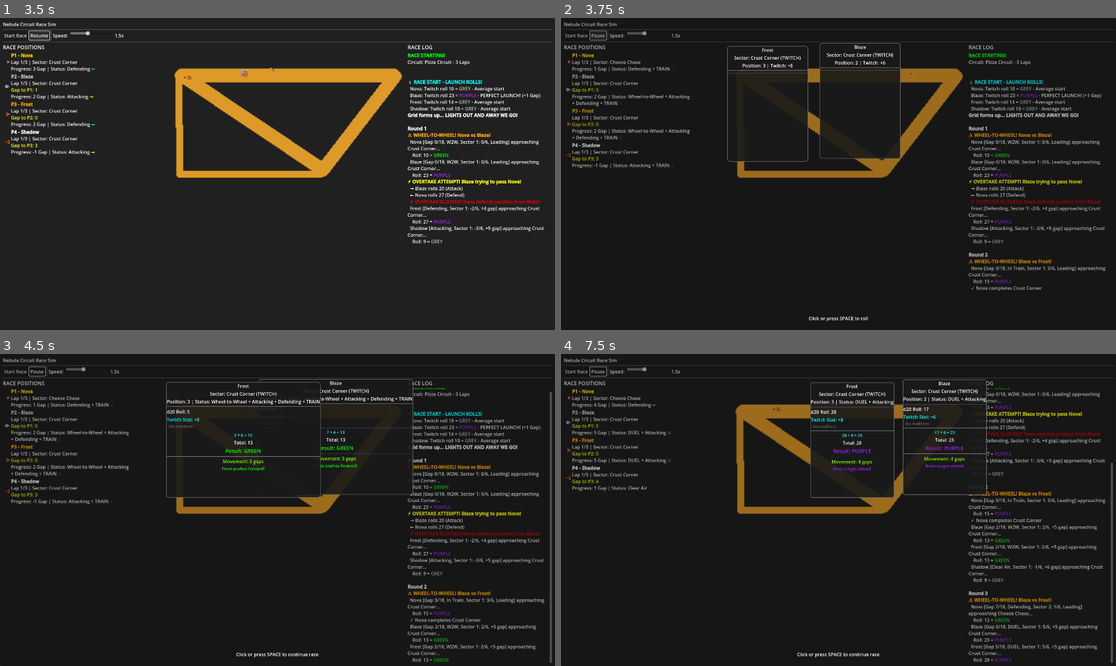
Above: before the commit, frames 1-4 (two rows, left to right).
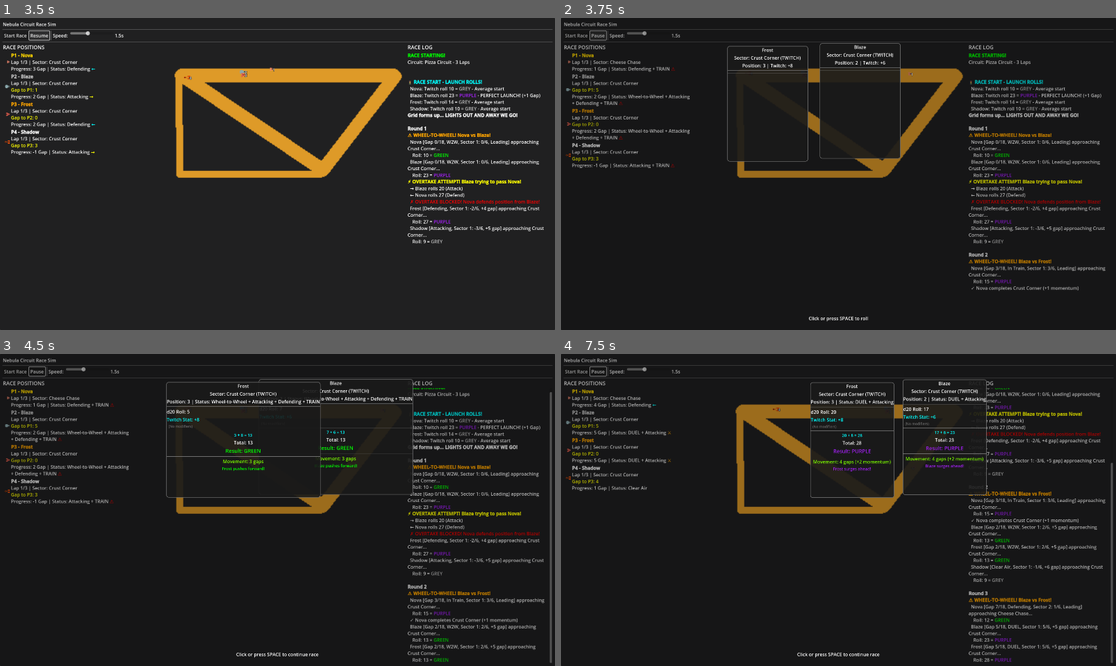
Above: after the commit, the same moments.

Repository: computersaucegames/nc
Game: Godot game, scene res://scenes/tests/RaceTestScene.tscn
The game is run twice, just before and just after one commit, with the same random seed, the same clock (stepped at 60 frames per second) and the same inputs. The project has no main scene, so this scene is started directly.
Inputs (mouse positions are in pixels of both pictures, inside the frame that each line leads up to):
- Up to frame 1 (3.5 s): click "Start Race" at 0.5 s; click "Start Race" at 1.25 s; click "Start Race" at 2 s; click "Pause" at 2.75 s
- Up to frame 2 (3.75 s): click "Resume" at 3.5 s
- Up to frame 3 (4.5 s): move the mouse to (399, 494) at 4.27 s; click (399, 494) at 4.42 s
- Up to frame 4 (7.5 s): move the mouse to (727, 525) at 5.02 s; click (727, 525) at 5.17 s; move the mouse to (894, 441) at 5.77 s; click (894, 441) at 5.92 s; move the mouse to (810, 572) at 6.52 s; click (810, 572) at 6.67 s; move the mouse to (1005, 556) at 7.27 s; click (1005, 556) at 7.42 s

Frame 1 is identical in both runs. In frame 2, less than 0.1% of the frame differs, in the area x 86-94%, y 85-88%; in frame 3, less than 0.1%; in frame 4, 0.3%, in the area x 45-94%, y 32-55%.

Commit message:
Add momentum tracking to race log and Focus Mode
Track and display momentum (carrythru) gained when pilots complete
sectors, showing it in both the race log and Focus Mode overlay.

Pizza Circuit currently uses carrythru=2 for all sectors, meaning
pilots can carry up to 2 gaps of excess movement to the next sector.

Changes to MovementProcessor:
- Add momentum_gained array to MovementResult
- Track actual momentum for each sector completion
- Store momentum alongside sectors_completed

Changes to RaceSimulator:
- Update sector_completed signal to include momentum parameter
- Emit momentum value for each completed sector

Changes to RaceEventLog:
- Update log_sector_completed() to display momentum
- Show as "(+X momentum)" when momentum > 0

Changes to FocusModeRollPanel:
- Add _calculate_potential_momentum_text() helper
- Display potential momentum in movement result
- Shows momentum if the movement would complete current sector

Changes to RaceTestScene:
- Update _on_sector_completed handler to pass momentum

Example output:
- Race log: "✓ Nova completes Crust Corner (+2 momentum)"
- Focus Mode: "Movement: 4 gaps (+2 momentum)"

Diff:
--- a/scripts/systems/MovementProcessor.gd
+++ b/scripts/systems/MovementProcessor.gd
@@ -9,6 +9,7 @@
 class MovementResult:
 	var final_movement: int = 0
 	var sectors_completed: Array = []  # List of completed sectors
+	var momentum_gained: Array = []  # Momentum (carrythru) for each completed sector
 	var lap_completed: bool = false
 	var new_lap_number: int = 0
 	var race_finished: bool = false
@@ -38,7 +39,8 @@
 
 		# Calculate excess and apply carrythru
 		var excess = new_gap - current_sector.length_in_gap
-		excess = min(excess, current_sector.carrythru)
+		var actual_momentum = min(excess, current_sector.carrythru)
+		result.momentum_gained.append(actual_momentum)  # Track momentum
 
 		# Move to next sector
 		pilot.current_sector += 1
@@ -55,8 +57,8 @@
 				result.race_finished = true
 				break
 
-		# Set position in new sector
-		new_gap = excess
+		# Set position in new sector (using actual momentum, not raw excess)
+		new_gap = actual_momentum
 
 		# Get the new current sector for next iteration
 		if pilot.current_sector < circuit.sectors.size():
--- a/scripts/systems/RaceSimulator.gd
+++ b/scripts/systems/RaceSimulator.gd
@@ -19,7 +19,7 @@
 signal overtake_completed(overtaking_pilot: PilotState, overtaken_pilot: PilotState)
 signal overtake_blocked(attacker: PilotState, defender: PilotState)
 signal capacity_blocked(pilot: PilotState, blocking_pilots: Array, intended_movement: int, actual_movement: int)
-signal sector_completed(pilot: PilotState, sector: Sector)
+signal sector_completed(pilot: PilotState, sector: Sector, momentum: int)
 signal lap_completed(pilot: PilotState, lap_number: int)
 signal pilot_finished(pilot: PilotState, finish_position: int)
 signal wheel_to_wheel_detected(pilot1: PilotState, pilot2: PilotState)
@@ -330,8 +330,10 @@
 # Handle the results of movement (sectors, laps, finishing)
 func handle_movement_results(pilot: PilotState, move_result):
 	# Emit events for completed sectors
-	for completed_sector in move_result.sectors_completed:
-		sector_completed.emit(pilot, completed_sector)
+	for i in range(move_result.sectors_completed.size()):
+		var completed_sector = move_result.sectors_completed[i]
+		var momentum = move_result.momentum_gained[i] if i < move_result.momentum_gained.size() else 0
+		sector_completed.emit(pilot, completed_sector, momentum)
 
 	# Handle lap completion
 	if move_result.lap_completed:
--- a/scripts/tests/RaceTestScene.gd
+++ b/scripts/tests/RaceTestScene.gd
@@ -184,8 +184,8 @@
 func _on_capacity_blocked(pilot, blocking_pilots: Array, intended_movement: int, actual_movement: int):
 	race_log.log_capacity_blocked(pilot.name, blocking_pilots, intended_movement, actual_movement)
 
-func _on_sector_completed(pilot, sector):
-	race_log.log_sector_completed(pilot.name, sector.sector_name)
+func _on_sector_completed(pilot, sector, momentum: int):
+	race_log.log_sector_completed(pilot.name, sector.sector_name, momentum)
 
 func _on_lap_completed(pilot, lap_num: int):
 	race_log.log_lap_completed(pilot.name, lap_num)
--- a/scripts/ui/FocusModeRollPanel.gd
+++ b/scripts/ui/FocusModeRollPanel.gd
@@ -113,9 +113,10 @@
 	tier_result.add_theme_font_size_override("font_size", 18)
 	tier_result.add_theme_color_override("font_color", tier_color)
 
-	# Movement outcome
+	# Movement outcome (with potential momentum info)
 	movement_result.visible = true
-	movement_result.text = "Movement: %d gaps" % movement
+	var momentum_text = _calculate_potential_momentum_text(pilot, sector, movement)
+	movement_result.text = "Movement: %d gaps%s" % [movement, momentum_text]
 	movement_result.add_theme_font_size_override("font_size", 16)
 	movement_result.add_theme_color_override("font_color", Color.LAWN_GREEN)
 
@@ -125,6 +126,16 @@
 	resolution_label.text = resolution_text
 	resolution_label.add_theme_font_size_override("font_size", 14)
 	resolution_label.add_theme_color_override("font_color", TIER_COLORS.get(roll_result.tier_name, Color.WHITE))
+
+func _calculate_potential_momentum_text(pilot: PilotState, sector, movement: int) -> String:
+	# Calculate if this movement would complete the sector
+	var new_gap = pilot.gap_in_sector + movement
+	if new_gap >= sector.length_in_gap:
+		var excess = new_gap - sector.length_in_gap
+		var potential_momentum = min(excess, sector.carrythru)
+		if potential_momentum > 0:
+			return " (+%d momentum)" % potential_momentum
+	return ""
 
 func _get_resolution_text(pilot_name: String, tier: String, movement: int) -> String:
 	match tier:
--- a/scripts/ui/RaceEventLog.gd
+++ b/scripts/ui/RaceEventLog.gd
@@ -110,8 +110,11 @@
 		pilot_name, blockers_text, intended_movement, actual_movement
 	])
 
-func log_sector_completed(pilot_name: String, sector_name: String):
-	output_log.append_text("  ✓ %s completes %s\n" % [pilot_name, sector_name])
+func log_sector_completed(pilot_name: String, sector_name: String, momentum: int = 0):
+	var momentum_text = ""
+	if momentum > 0:
+		momentum_text = " (+%d momentum)" % momentum
+	output_log.append_text("  ✓ %s completes %s%s\n" % [pilot_name, sector_name, momentum_text])
 
 func log_lap_completed(pilot_name: String, lap_num: int):
 	output_log.append_text("[b][color=cyan]🏁 %s completes Lap %d![/color][/b]\n" % [
